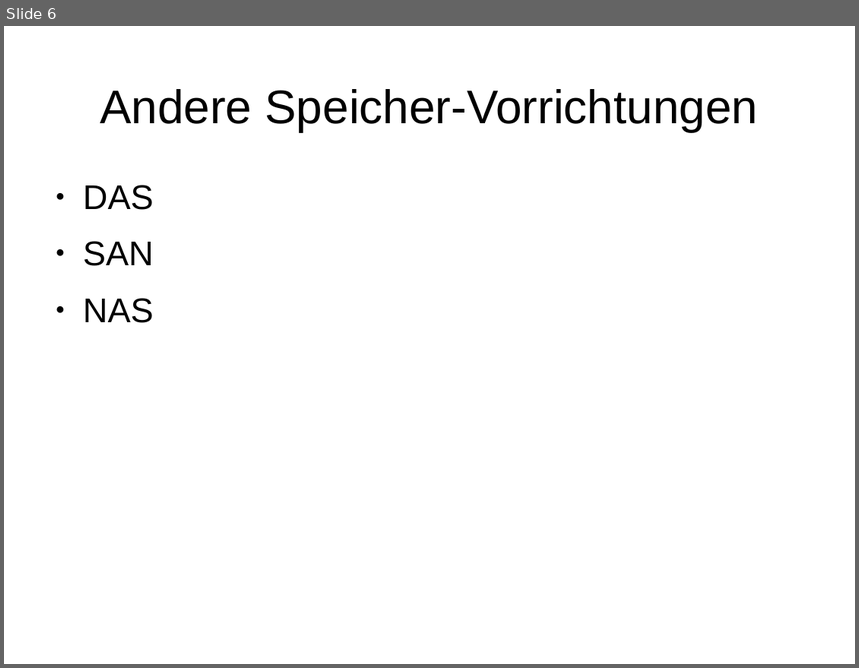
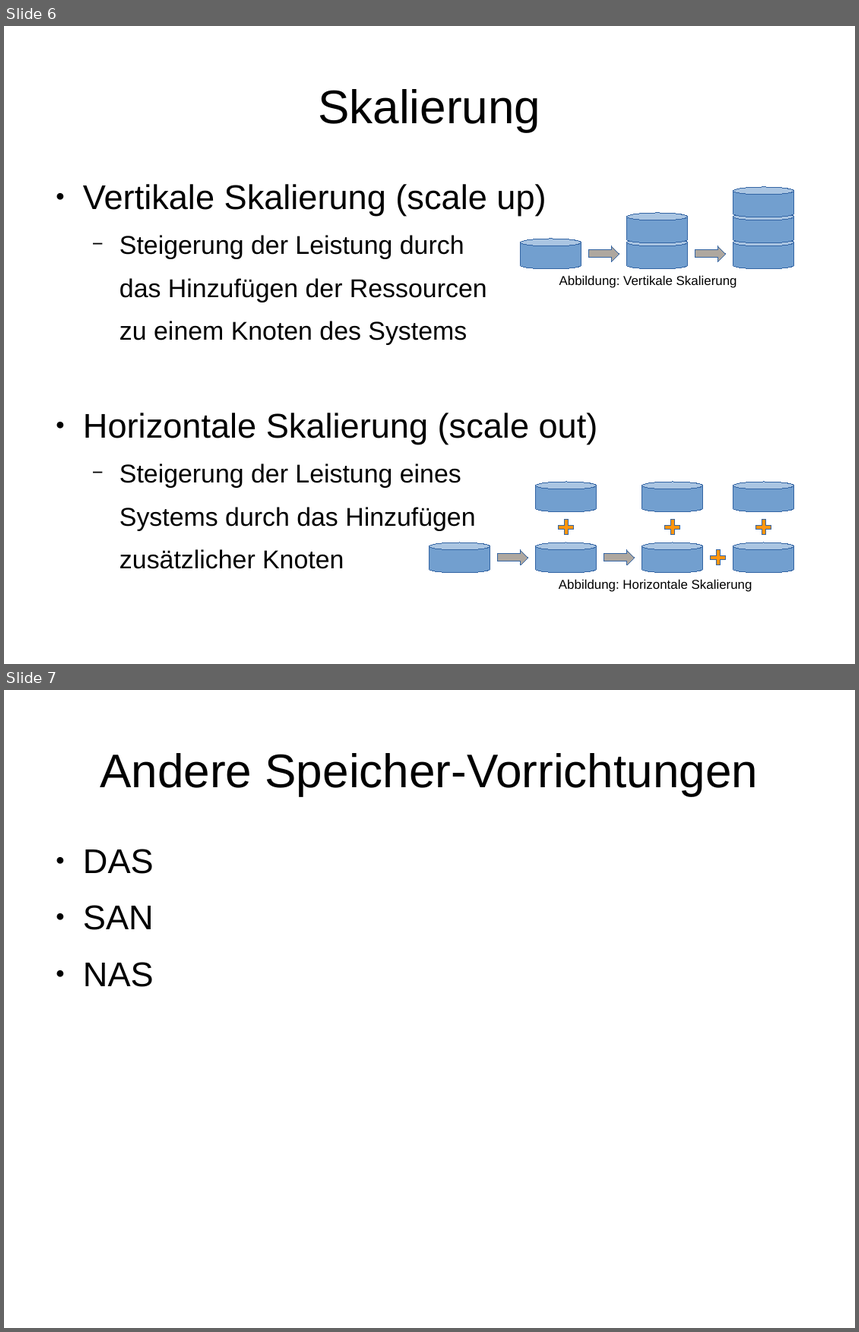
Before and after one commit to celentanos/inora, a slide deck: inora_vortrag.odp. Shown one above the other, each under a label of ours: slide 6 before the commit, slides 6 and 7 after it. The pictures are 859x668 and 859x1332 pixels, drawn with LibreOffice and Linux fonts; fonts in the diff are those of the drawing. Boxes give left, top, right and bottom in pixels: in the first picture for what was removed or moved away, otherwise in the second. Text is boxed around its words. In the diff, an @@ line names an element or a change of style, - is before the commit and + after.

```diff
--- a/inora_vortrag.odp
+++ b/inora_vortrag.odp
@@ slide 6 added at [4, 26, 855, 664], background #FFFFFF @@
@@ title added at [318, 89, 541, 132], 44 pt, text #000000 @@
+Skalierung
@@ text added at [83, 184, 598, 531], 24 pt, text #000000 @@
+● Vertikale Skalierung (scale up)
+  − Steigerung der Leistung durch
+  das Hinzufügen der Ressourcen
+  zu einem Knoten des Systems
+● Horizontale Skalierung (scale out)
+  − Steigerung der Leistung eines
+  Systems durch das Hinzufügen
+  zusätzlicher Knoten
@@ group added at [521, 187, 795, 269]: 6 cylinders, 2 right arrows @@
@@ text added at [560, 275, 737, 288], 12 pt, text #000000 @@
+Abbildung: Vertikale Skalierung
@@ group added at [430, 483, 795, 573]: 7 cylinders, 4 pluses, 2 right arrows @@
@@ text added at [559, 579, 753, 592], 12 pt, text #000000 @@
+Abbildung: Horizontale Skalierung
@@ what was slide 6 is now slide 7 @@
```
Also in this commit, not shown: 1 other slide added, 1 slide removed, 2 other files.
